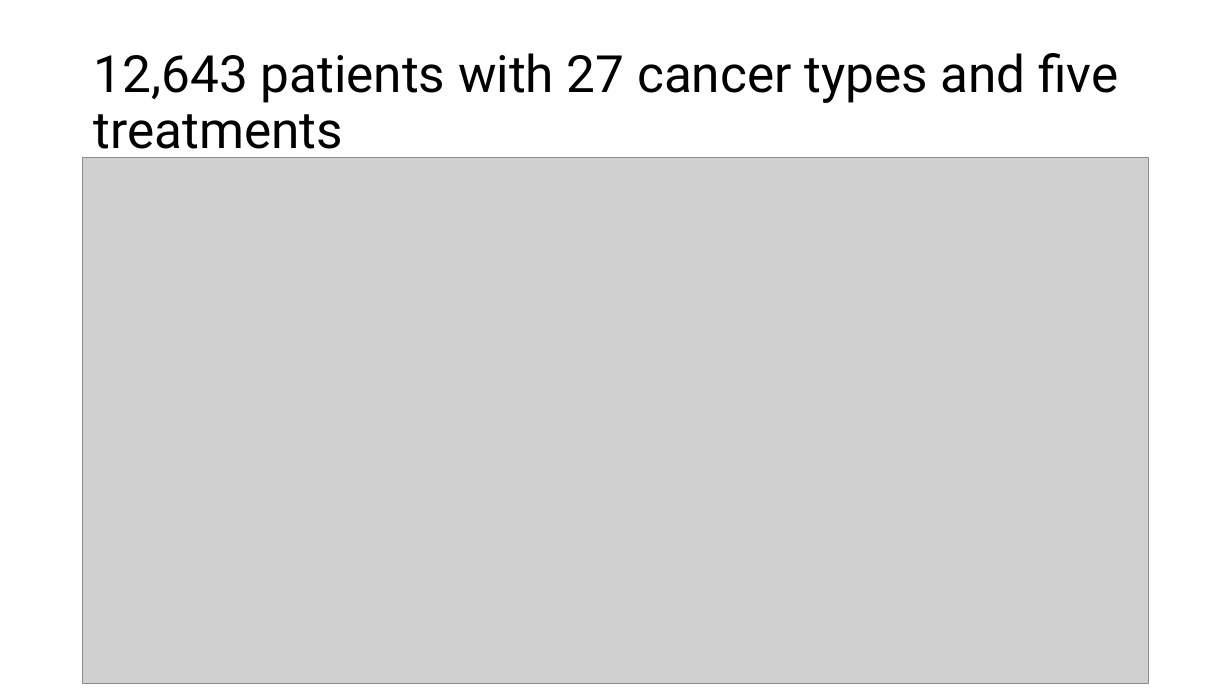
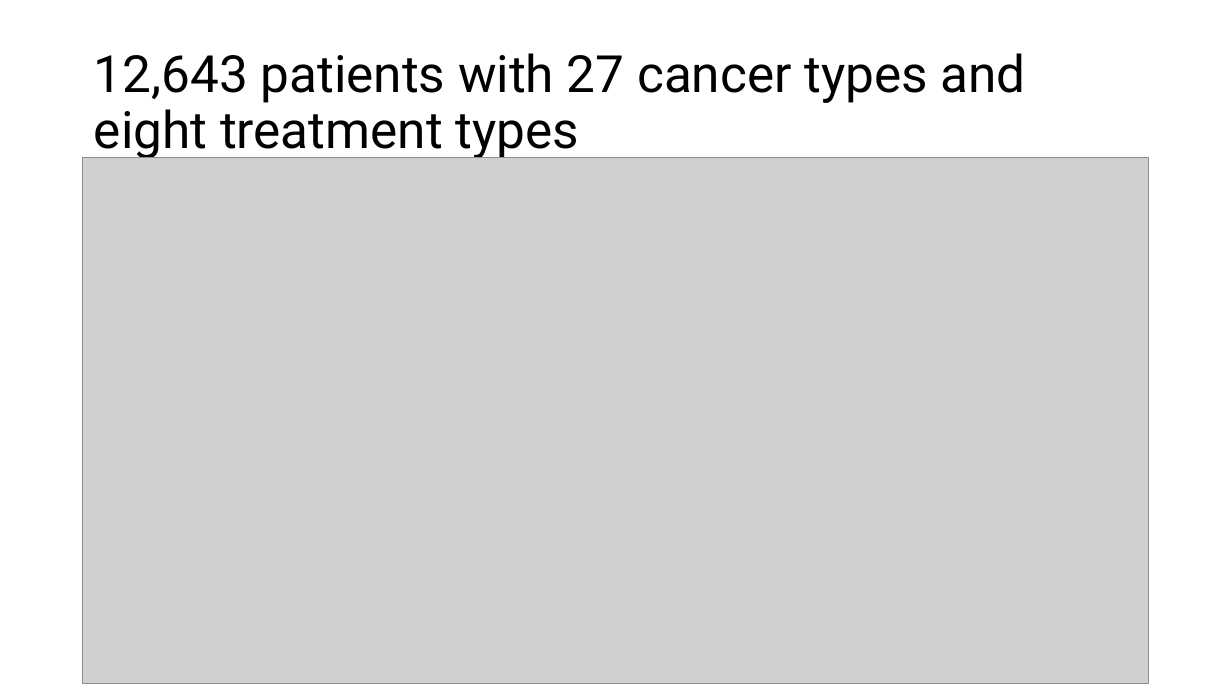
Before and after one commit to Hammerb88/AI-Health-Project, a slide deck: slide 7 of Demo 1.pptx. Drawn at 1232x693 pixels with LibreOffice and Linux fonts; fonts in the diff are those of the drawing; grey boxes stand for pictures. Boxes give left, top, right and bottom in pixels: in the first picture for what was removed or moved away, otherwise in the second. Text is boxed around its words. In the diff, an @@ line names an element or a change of style, - is before the commit and + after.

Commit message:
updated presentation

```diff
--- a/Demo 1.pptx
+++ b/Demo 1.pptx
@@ title at <box>94,53,1025,160</box>: text changed @@
-12,643 patients with 27 cancer types and five treatments
+12,643 patients with 27 cancer types and eight treatment types
```
Also in this commit, not shown: 1 other slide changed, 3 slides added, 3 slides removed.
